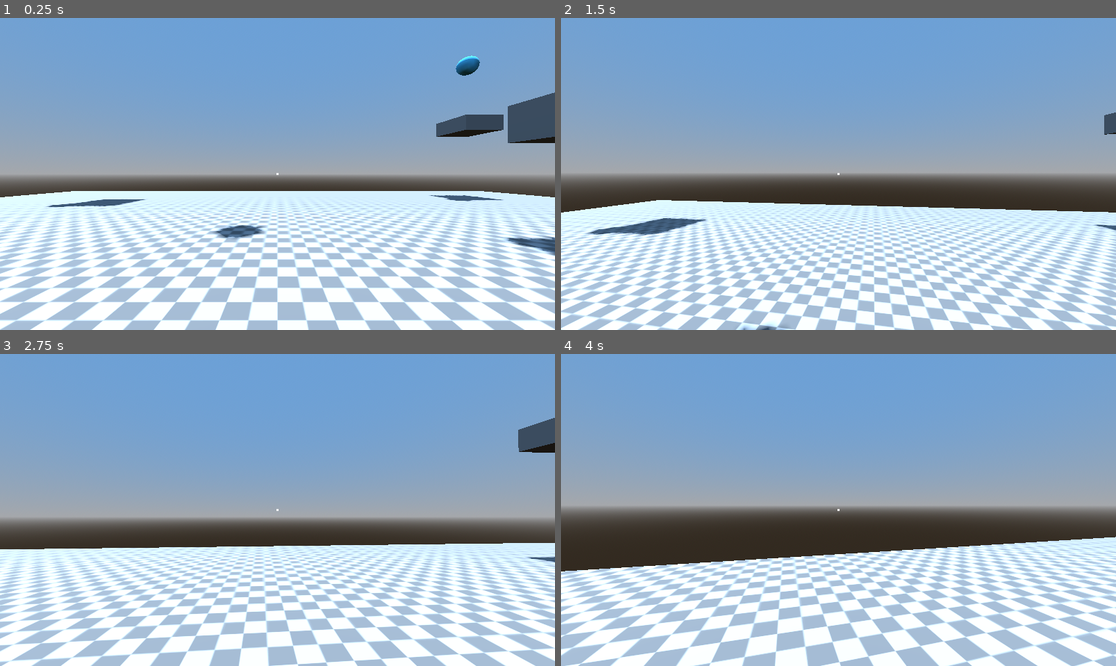
Above: before the commit, frames 1-4 (two rows, left to right).
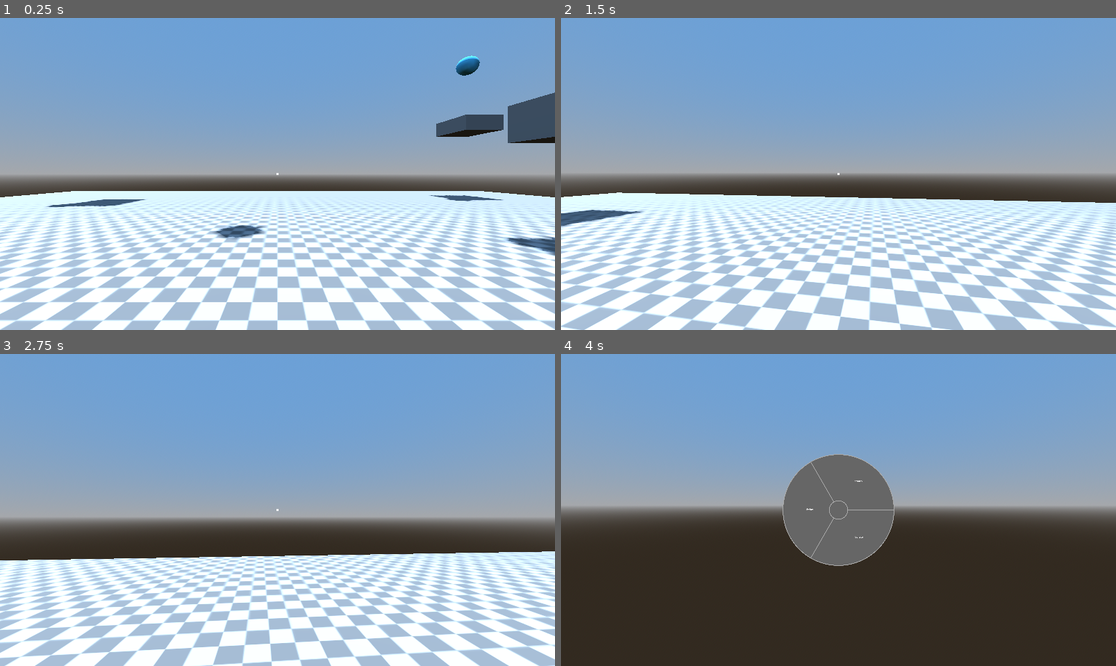
Above: after the commit, the same moments.

Repository: jwund7/game_testing
Game: Godot game, scene res://world/world.tscn
Same seed, same stepped clock (60 frames per second), same inputs: the game is played once before the commit and once after it.
Inputs (mouse positions are in pixels of both pictures, inside the frame that each line leads up to):
- Up to frame 1 (0.25 s): no input
- Up to frame 2 (1.5 s): tap Enter at 0.5 s; move the mouse to (866, 174) at 0.52 s; hold W (forward) from 0.53 s (still down); tap Ctrl (dodge) at 0.6 s; tap Space (jump) at 0.77 s; right-click (866, 174) at 0.8 s; move the mouse to (810, 174) at 1.27 s; right-click (810, 174) at 1.35 s
- Up to frame 3 (2.75 s): keep holding W (forward); tap Space (jump) at 1.52 s; tap Tab (ui_focus_next) at 1.55, 2.1 s; move the mouse to (288, 503) at 2.02 s; tap Ctrl (dodge) at 2.3 s
- Up to frame 4 (4 s): keep holding W (forward); move the mouse to (832, 516) at 2.77 s; tap Ctrl (dodge) at 2.85 s; tap Space (jump) at 3.02, 3.77 s; right-click (832, 516) at 3.05 s; move the mouse to (877, 513) at 3.52 s; tap E (grapple) at 3.6 s; tap Tab (ui_focus_next) at 3.8 s

The runs differ from the first frame. In frame 1, less than 0.1% of the frame differs, in the area x 3-100%, y 24-61%; in frame 2, 26%; in frame 3, 16%; in frame 4, 41%, in the area x 0-100%, y 32-100%.

Commit message:
ability selection wheel
added radial menu that allows player to select abilities (tab)

Diff:
--- a/game_1/player/ability_controller.gd
+++ b/game_1/player/ability_controller.gd
@@ -3,6 +3,7 @@
 @onready var player: Player = $".."
 @onready var collision: CollisionShape3D = $"../CollisionShape3D"
 @onready var uncrouch_check: Area3D = $"../UncrouchCheck"
+@onready var ability_menu: Control = $AbilityMenu
 @onready var dodge_timer: Timer = $DodgeTime
 @onready var levitate_timer: Timer = $LevitateTime
 
@@ -31,9 +32,12 @@
 var levitate_height: float = 2.0
 var levitate_time: float = 10.0
 
+# menu variables
+var select_open: bool = false
+
 func _ready() -> void:
-	# placeholder, could change when more abilities are added
-	selected_ability = "levitate"
+	# start game using dodge ability
+	selected_ability = "dodge"
 	dodge_timer.timeout.connect(stop_dodge)
 	levitate_timer.timeout.connect(stop_levitate)
 
@@ -45,6 +49,28 @@
 		_dodge_process(delta)
 	if selected_ability == "levitate":
 		_levitate_process(delta)
+
+func _unhandled_input(_event: InputEvent) -> void:
+	# handle selection wheel opening and closing
+	if Input.is_action_just_pressed("ui_focus_next"):
+		select_open = true
+		ability_menu.open()
+	if Input.is_action_just_released("ui_focus_next"):
+		var current_ability: String = selected_ability
+		select_open = false
+		selected_ability = ability_menu.close()
+		# if no ability was selected with the wheel, revert to previously used ability
+		if selected_ability == "":
+			selected_ability = current_ability
+
+	# handle ability usage
+	if Input.is_action_just_pressed("movement_ability") and not select_open:
+		if selected_ability == "crouch":
+			_handle_crouch()
+		if selected_ability == "dodge":
+			_handle_dodge()
+		if selected_ability == "levitate":
+			_handle_levitate()
 
 func stop_dodge() -> void:
 	# end the dodge when timer runs out
@@ -59,16 +85,6 @@
 func can_uncrouch() -> bool:
 	# check if any environment obstacles exist above player
 	return len(uncrouch_check.get_overlapping_bodies()) <= 0
-
-func _unhandled_input(_event: InputEvent) -> void:
-	# handle ability usage
-	if Input.is_action_just_pressed("movement_ability"):
-		if selected_ability == "crouch":
-			_handle_crouch()
-		if selected_ability == "dodge":
-			_handle_dodge()
-		if selected_ability == "levitate":
-			_handle_levitate()
 
 func _handle_crouch() -> void:
 	# only allow ability use if player is on floor and cooldown is off
--- /dev/null
+++ b/game_1/player/ability_menu.gd
@@ -0,0 +1,81 @@
+extends Control
+
+@onready var animation_player: AnimationPlayer = $AnimationPlayer
+
+var screen_center: Vector2 = Vector2.ZERO
+var inner_radius: float = 64.0
+var outer_radius: float = 384.0
+var line_width: float = 3.0
+
+var grey: Color = Color("666666")
+var mid_grey: Color = Color("888888")
+var light_grey: Color = Color("aaaaaa")
+
+var abilities: Array[String] = ["crouch", "dodge", "levitate"]
+var selected_ability: int
+
+func _draw() -> void:
+	# draw a circle for selection wheel
+	draw_circle(screen_center, outer_radius, grey)
+
+	# draw abilities on circle
+	for i in range(len(abilities)):
+		# TAU = 2pi
+		var start_rad: float = TAU * i / len(abilities)
+		var end_rad: float = TAU * (i + 1) / len(abilities)
+		var avg_rad: float = (start_rad + end_rad) / -2
+		var point: Vector2 = Vector2.from_angle(avg_rad).normalized()
+		var avg_radius: float = (inner_radius + outer_radius) / 2
+
+		# draw selection highlight
+		if selected_ability == i:
+			var points_in_arc: int = 32
+			var points_inner := PackedVector2Array()
+			var points_outer := PackedVector2Array()
+			for j in range(points_in_arc + 1):
+				var angle: float = start_rad + (j * (end_rad - start_rad)) / points_in_arc
+				points_inner.append(inner_radius * Vector2.from_angle(TAU - angle))
+				points_outer.append(outer_radius * Vector2.from_angle(TAU - angle))
+			points_outer.reverse()
+			draw_polygon(points_inner + points_outer, PackedColorArray([mid_grey]))
+
+		# draw ability name
+		draw_string(ThemeDB.fallback_font, point * avg_radius, abilities[i])
+
+		# draw an inner circle
+		draw_arc(screen_center, inner_radius, 0, TAU, 128, light_grey, line_width, true)
+		# draw an outer circle
+		draw_arc(screen_center, outer_radius, 0, TAU, 128, light_grey, line_width, true)
+
+	# draw lines on circle
+	for i in range(len(abilities)):
+		var rad: float = TAU * i / len(abilities)
+		var point: Vector2 = Vector2.from_angle(rad).normalized()
+		draw_line(point * inner_radius, point * outer_radius, light_grey, line_width, true)
+
+func _process(_delta: float) -> void:
+	# get hovered ability by mouse position
+	var mouse_pos: Vector2 = get_local_mouse_position()
+	var mouse_length: float = mouse_pos.length()
+	if mouse_length > inner_radius:
+		var mouse_angle: float = fposmod(-1 * mouse_pos.angle(), TAU)
+		selected_ability = ceil((mouse_angle / TAU) * len(abilities) - 1)
+	# if no ability is hovered, set selected_ability to value outside of range
+	else:
+		selected_ability = -1
+
+	# redraw circle every frame
+	queue_redraw()
+
+func open() -> void:
+	animation_player.play("open")
+	Input.mouse_mode = Input.MOUSE_MODE_VISIBLE
+
+func close() -> String:
+	animation_player.play("close")
+	Input.mouse_mode = Input.MOUSE_MODE_CAPTURED
+	# return the selected ability if there is one
+	if selected_ability == -1:
+		return ""
+	else:
+		return abilities[selected_ability]
--- /dev/null
+++ b/game_1/player/ability_menu.tscn
@@ -0,0 +1,111 @@
+[gd_scene load_steps=6 format=3 uid="uid://rgslug1vhh5w"]
+
+[ext_resource type="Script" uid="uid://tkq8n3giw3ly" path="res://player/ability_menu.gd" id="1_ineke"]
+
+[sub_resource type="Animation" id="Animation_ineke"]
+resource_name = "open"
+tracks/0/type = "value"
+tracks/0/imported = false
+tracks/0/enabled = true
+tracks/0/path = NodePath(".:scale")
+tracks/0/interp = 2
+tracks/0/loop_wrap = true
+tracks/0/keys = {
+"times": PackedFloat32Array(0, 0.2),
+"transitions": PackedFloat32Array(1, 1),
+"update": 0,
+"values": [Vector2(0, 0), Vector2(1, 1)]
+}
+tracks/1/type = "value"
+tracks/1/imported = false
+tracks/1/enabled = true
+tracks/1/path = NodePath(".:visible")
+tracks/1/interp = 1
+tracks/1/loop_wrap = true
+tracks/1/keys = {
+"times": PackedFloat32Array(0),
+"transitions": PackedFloat32Array(1),
+"update": 1,
+"values": [true]
+}
+
+[sub_resource type="Animation" id="Animation_uk2t2"]
+length = 0.001
+tracks/0/type = "value"
+tracks/0/imported = false
+tracks/0/enabled = true
+tracks/0/path = NodePath(".:scale")
+tracks/0/interp = 1
+tracks/0/loop_wrap = true
+tracks/0/keys = {
+"times": PackedFloat32Array(0),
+"transitions": PackedFloat32Array(1),
+"update": 0,
+"values": [Vector2(1, 1)]
+}
+tracks/1/type = "value"
+tracks/1/imported = false
+tracks/1/enabled = true
+tracks/1/path = NodePath(".:visible")
+tracks/1/interp = 1
+tracks/1/loop_wrap = true
+tracks/1/keys = {
+"times": PackedFloat32Array(0),
+"transitions": PackedFloat32Array(1),
+"update": 1,
+"values": [false]
+}
+
+[sub_resource type="Animation" id="Animation_ilh7u"]
+resource_name = "close"
+tracks/0/type = "value"
+tracks/0/imported = false
+tracks/0/enabled = true
+tracks/0/path = NodePath(".:scale")
+tracks/0/interp = 2
+tracks/0/loop_wrap = true
+tracks/0/keys = {
+"times": PackedFloat32Array(0, 0.2),
+"transitions": PackedFloat32Array(1, 1),
+"update": 0,
+"values": [Vector2(1, 1), Vector2(0, 0)]
+}
+tracks/1/type = "value"
+tracks/1/imported = false
+tracks/1/enabled = true
+tracks/1/path = NodePath(".:visible")
+tracks/1/interp = 1
+tracks/1/loop_wrap = true
+tracks/1/keys = {
+"times": PackedFloat32Array(0.2),
+"transitions": PackedFloat32Array(1),
+"update": 1,
+"values": [false]
+}
+
+[sub_resource type="AnimationLibrary" id="AnimationLibrary_xy4ji"]
+_data = {
+&"RESET": SubResource("Animation_uk2t2"),
+&"close": SubResource("Animation_ilh7u"),
+&"open": SubResource("Animation_ineke")
+}
+
+[node name="AbilityMenu" type="Control"]
+visible = false
+layout_mode = 3
+anchors_preset = 8
+anchor_left = 0.5
+anchor_top = 0.5
+anchor_right = 0.5
+anchor_bottom = 0.5
+grow_horizontal = 2
+grow_vertical = 2
+size_flags_horizontal = 4
+size_flags_vertical = 4
+mouse_filter = 2
+script = ExtResource("1_ineke")
+
+[node name="AnimationPlayer" type="AnimationPlayer" parent="."]
+libraries = {
+&"": SubResource("AnimationLibrary_xy4ji")
+}
--- a/game_1/player/player.tscn
+++ b/game_1/player/player.tscn
@@ -1,10 +1,11 @@
-[gd_scene load_steps=9 format=3 uid="uid://bcqmasf81enlv"]
+[gd_scene load_steps=10 format=3 uid="uid://bcqmasf81enlv"]
 
 [ext_resource type="Script" uid="uid://t6xy0lj4sayo" path="res://player/player.gd" id="1_oul6g"]
 [ext_resource type="PackedScene" uid="uid://ddeedb53jmql6" path="res://player/rope.tscn" id="2_g1dw6"]
 [ext_resource type="Script" uid="uid://0sus41liyryf" path="res://player/grapple_controller.gd" id="2_rkbax"]
 [ext_resource type="Texture2D" uid="uid://bwlrjsq1vkxvy" path="res://world/crosshair.png" id="4_yw30f"]
 [ext_resource type="Script" uid="uid://do4oi7r8ivh6a" path="res://player/ability_controller.gd" id="5_qjkh3"]
+[ext_resource type="PackedScene" uid="uid://rgslug1vhh5w" path="res://player/ability_menu.tscn" id="6_g6k8r"]
 
 [sub_resource type="CapsuleMesh" id="CapsuleMesh_kqu6x"]
 height = 1.8
@@ -74,6 +75,8 @@
 [node name="LevitateTime" type="Timer" parent="AbilityController"]
 wait_time = 5.0
 
+[node name="AbilityMenu" parent="AbilityController" instance=ExtResource("6_g6k8r")]
+
 [node name="UncrouchCheck" type="Area3D" parent="."]
 transform = Transform3D(1, 0, 0, 0, 1, 0, 0, 0, 1, 0, 0.72, 0)
 collision_mask = 2
Not shown, added: game_1/player/ability_menu.gd.uid
